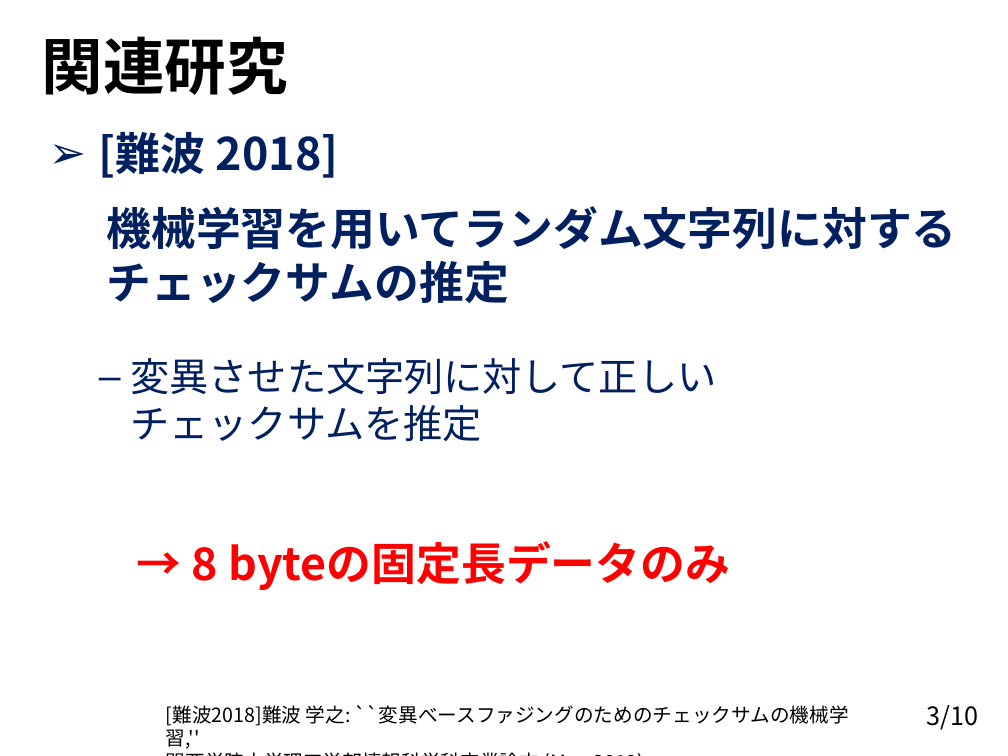
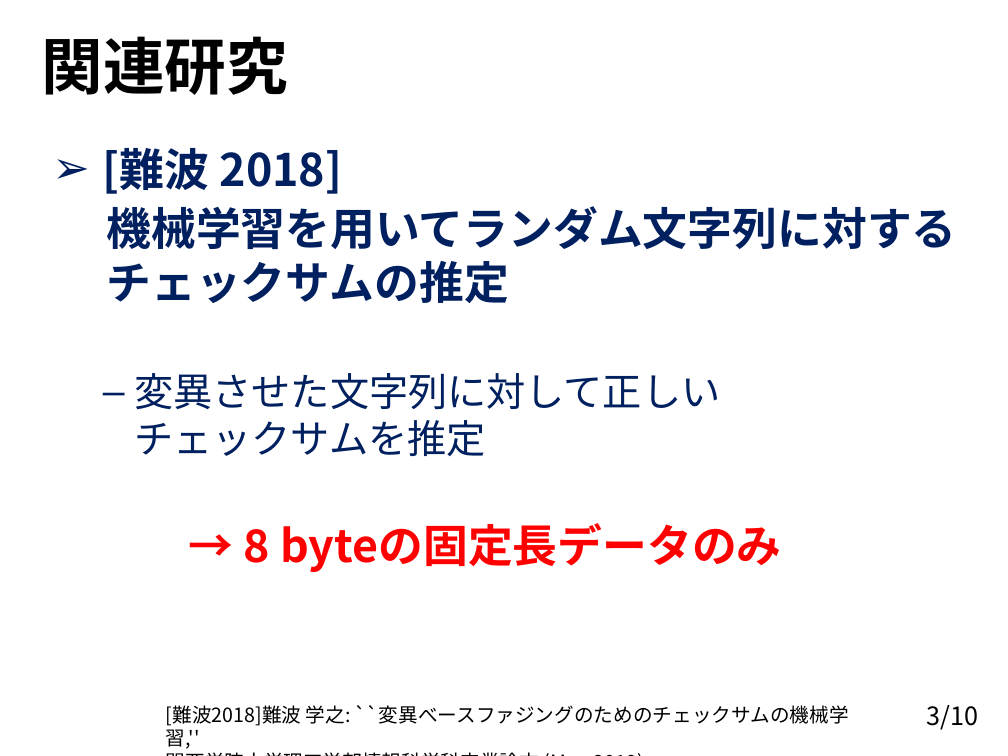
Before and after one commit to fujimoto1030/soturon, a slide deck: slide 3 of soturon-02-20.pptx. Drawn at 1008x756 pixels with LibreOffice and Linux fonts; fonts in the diff are those of the drawing; background and template pictures are left out. Boxes give left, top, right and bottom in pixels: in the first picture for what was removed or moved away, otherwise in the second. Text is boxed around its words. In the diff, an @@ line names an element or a change of style, - is before the commit and + after.

```diff
--- a/soturon-02-20.pptx
+++ b/soturon-02-20.pptx
@@ text "[難波 2018]": place and size @@
-text "[難波 2018]" at box(99, 132, 716, 441)
+text "[難波 2018]" at box(103, 148, 720, 456)
@@ text "→ 8 byteの固定長データのみ": place and size @@
-text "→ 8 byteの固定長データのみ" at box(192, 541, 730, 590)
+text "→ 8 byteの固定長データのみ" at box(243, 523, 782, 572)
```
Also in this commit, not shown: 5 other slides changed, 1 other file.
